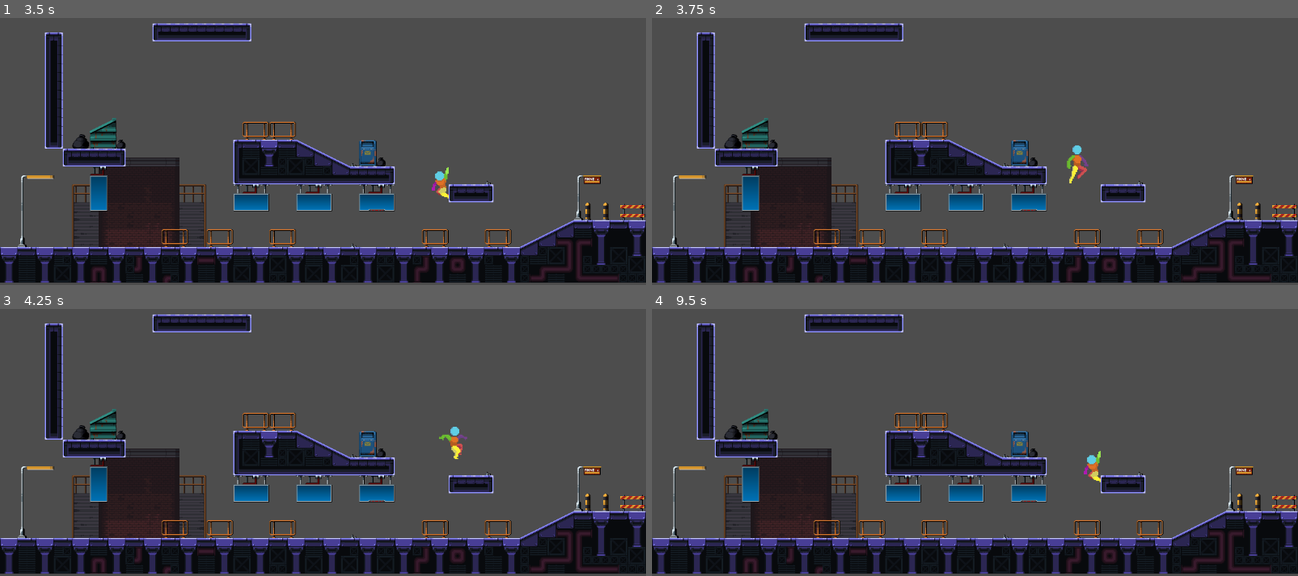
Above: before the commit, frames 1-4 (two rows, left to right).
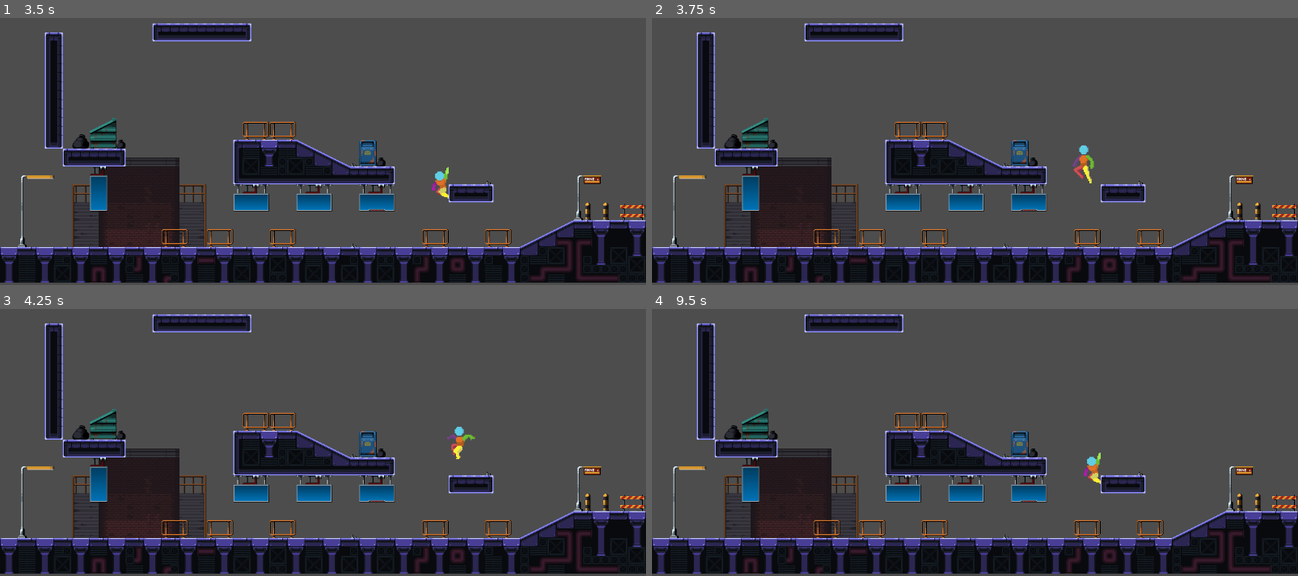
Above: after the commit, the same moments.

Repository: GRIDAEI/Grid-platformer-project
Game: Godot game, scene res://Scenes/World.tscn
Two runs of this game, one before a commit and one after it. Both use one fixed random seed, a clock stepped at 60 frames per second and the inputs below.
Inputs:
- Up to frame 1 (3.5 s): tap Enter (ui_accept) at 0.5, 0.77, 1.52, 3.02 s; hold D (right) 0.53-2.03 s; tap Space (spacja) at 0.6, 1.35, 2.3, 2.85 s; hold A (left) 2.03-2.78 s; hold Shift (sprint) 2.03-2.78 s; hold D (right) from 2.78 s (still down)
- Up to frame 2 (3.75 s): keep holding D (right); tap Space (spacja) at 3.6 s
- Up to frame 3 (4.25 s): keep holding D (right); tap Enter (ui_accept) at 3.77 s
- Up to frame 4 (9.5 s): release D (right) at 4.28 s; hold A (left) 4.28-5.03 s; tap Shift (sprint) at 4.35, 8.85 s; tap Enter (ui_accept) at 4.52, 6.02, 6.77, 7.52, 9.02 s; tap Space (spacja) at 4.55, 5.1, 5.85, 6.8, 7.35, 8.1, 9.05 s; hold D (right) 5.03-5.78 s; hold A (left) 5.78-7.28 s; hold Shift (sprint) 6.53-7.28 s; hold D (right) from 7.28 s (still down)

Frame 1 is identical in both runs. In frame 2, 0.3% of the frame differs, in the area x 64-69%, y 47-62%; in frame 3, 0.2%; in frame 4, 0.1%.

Commit message:
Fix wall jump oraz jump helpers
Gracz już skacze jak powinien, animację się zgadzają z kierunkami. Dodano helpery umożliwiające skok chwilkę po spadnięciu z platformy by gracz nie czuł sie oszukany

Diff:
--- a/Scenes/player.gd
+++ b/Scenes/player.gd
@@ -43,6 +43,7 @@
 @onready var anim_sprite = $AnimatedSprite2D
 
 var was_wall_jump : bool = false
+var jump_boost_active : bool = false
 
 func _physics_process(delta: float) -> void:
 
@@ -66,6 +67,8 @@
 	else:
 		#kierunek przed skokiem
 		var target_dir := air_direction
+		if target_dir == input_dir * -1:
+			air_direction = 0.0
 		if abs(input_dir) > 0.01:
 			target_dir = input_dir
 
@@ -112,8 +115,9 @@
 	if anim_to_play != anim_sprite.animation:
 		anim_sprite.play(anim_to_play)
 	#zmień kierunek gracza
-	anim_sprite.flip_h = direction < 0
 
+	if !was_wall_jump:
+		anim_sprite.flip_h = direction < 0
 #ustawianie prędkość względem stanu
 func updateSpeed():
 	if player_state == PlayerState.WALKING:
@@ -124,38 +128,71 @@
 
 #funkcja obśługująca skok
 func jump(delta):
-	#Dodaj prędkość w górę
-	if not is_on_floor():
-		if is_on_wall():
-			velocity += get_gravity() * delta * Vector2(1.0,wall_slide_speed_reduction)
+	# --- Resety / stany ---
+	# Reset flagi wall-jump gdy stoi na ziemi
+	if is_on_floor():
+		was_wall_jump = false
+
+	# --- Grawitacja (standardowa lub zmniejszona przy ścianie) ---
+	if is_on_floor():
+		# na ziemi nie dodajemy "dodatkowej" grawitacji w tym miejscu
+		pass
+	elif is_on_wall():
+
+		if velocity.y < -150:
+			velocity += get_gravity() * delta * Vector2(1.0, wall_slide_speed_reduction * 2.5)
 		else:
-			velocity += get_gravity() * delta
+			velocity += get_gravity() * delta * Vector2(1.0, wall_slide_speed_reduction)
 	else:
-		was_wall_jump = false
+		# w powietrzu normalna grawitacja
+		velocity += get_gravity() * delta
+
+	# --- Skok (input) ---
 	if Input.is_action_just_pressed("spacja"):
+		# 1) Skok z ziemi
 		if is_on_floor():
 			velocity.y = -JUMP_VELOCITY
+			# zapamiętujemy kierunek powietrzny (jeśli gracz trzyma kierunek)
+			if abs(direction) > 0.1:
+				air_direction = sign(direction)
+			else:
+				air_direction = 0.0
+			return
 
-		if is_on_wall() and !is_on_floor():
-
+		# 2) Wall-jump (gdy przy ścianie i nie na ziemi)
+		if is_on_wall() and not is_on_floor():
 			var wall_side := 0.0
-			if abs(direction) > 0.01:
+			# preferuj kierunek od gracza (input_dir), jeśli jest istotny
+			if abs(input_dir) > 0.01:
+				# sign(direction) zakładam, że direction to -1/1 (kierunek ruchu)
 				wall_side = sign(direction)
-			elif abs(velocity.x) > 0.01:
-				wall_side = sign(velocity.x)
 			else:
+				# brak wejścia — użyj flipu sprite'a jako przybliżenia strony ściany
 				wall_side = -1.0 if anim_sprite.flip_h else 1.0
 
+
 			air_direction = -wall_side
+			print(input_dir)
+			if input_dir != 0.0:
+				if wall_side >0.0:
+					anim_sprite.flip_h = true
+				elif wall_side < 0.0:
+					anim_sprite.flip_h = false
+			else:
+				anim_sprite.flip_h = !anim_sprite.flip_h
 
-			velocity.x = air_direction * (current_speed)
+
+			velocity.x = air_direction * current_speed
 			velocity.y = -JUMP_VELOCITY
 			was_wall_jump = true
-		else:
-			# jeśli gracz dawał kierunek -> użyj go, w przeciwnym razie użyj aktualnej prędkości poziomej (sign)
+			return
+
+		# 3) Skok w powietrzu bez ściany (np. zapamiętywanie kierunku powietrznego)
+		# Jeśli wcześniej był wall-jump, nie nadpisujemy air_direction (umożliwia "odbicie")
+		if not was_wall_jump:
 			if abs(direction) > 0.1:
-				#Zapamiętaujemy kierunek przed skokiem
 				air_direction = sign(direction)
+			elif abs(velocity.x) > 0.1:
+				air_direction = sign(velocity.x)
 			else:
-				if !was_wall_jump:
-					air_direction = sign(velocity.x) if abs(velocity.x) > 0.1 else 0.0
+				air_direction = 0.0
--- a/Scenes/player.tscn
+++ b/Scenes/player.tscn
@@ -293,4 +293,3 @@
 sprite_frames = SubResource("SpriteFrames_pu2lt")
 animation = &"wall_slide"
 autoplay = "default"
-frame_progress = 1.0
